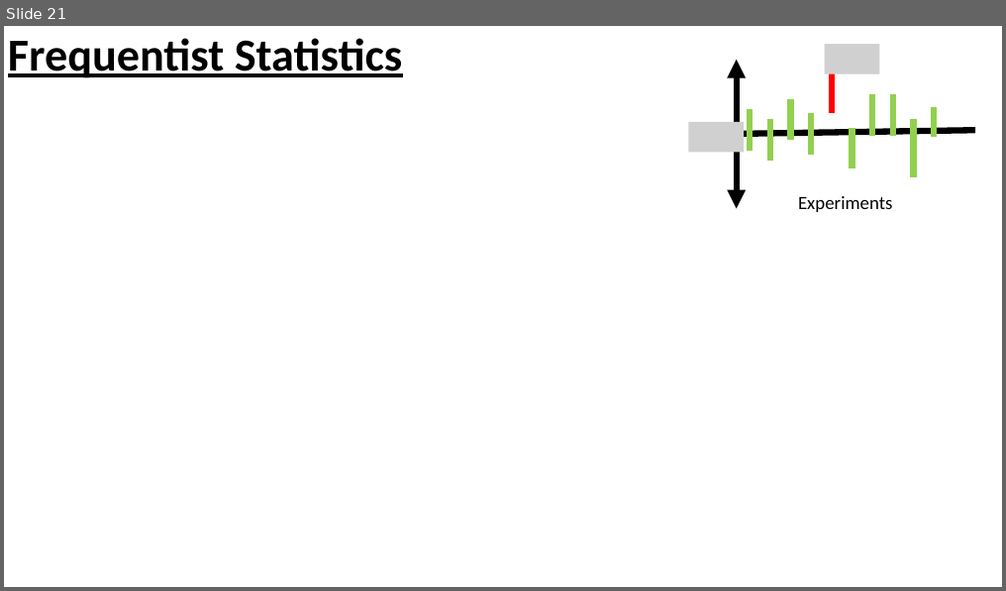
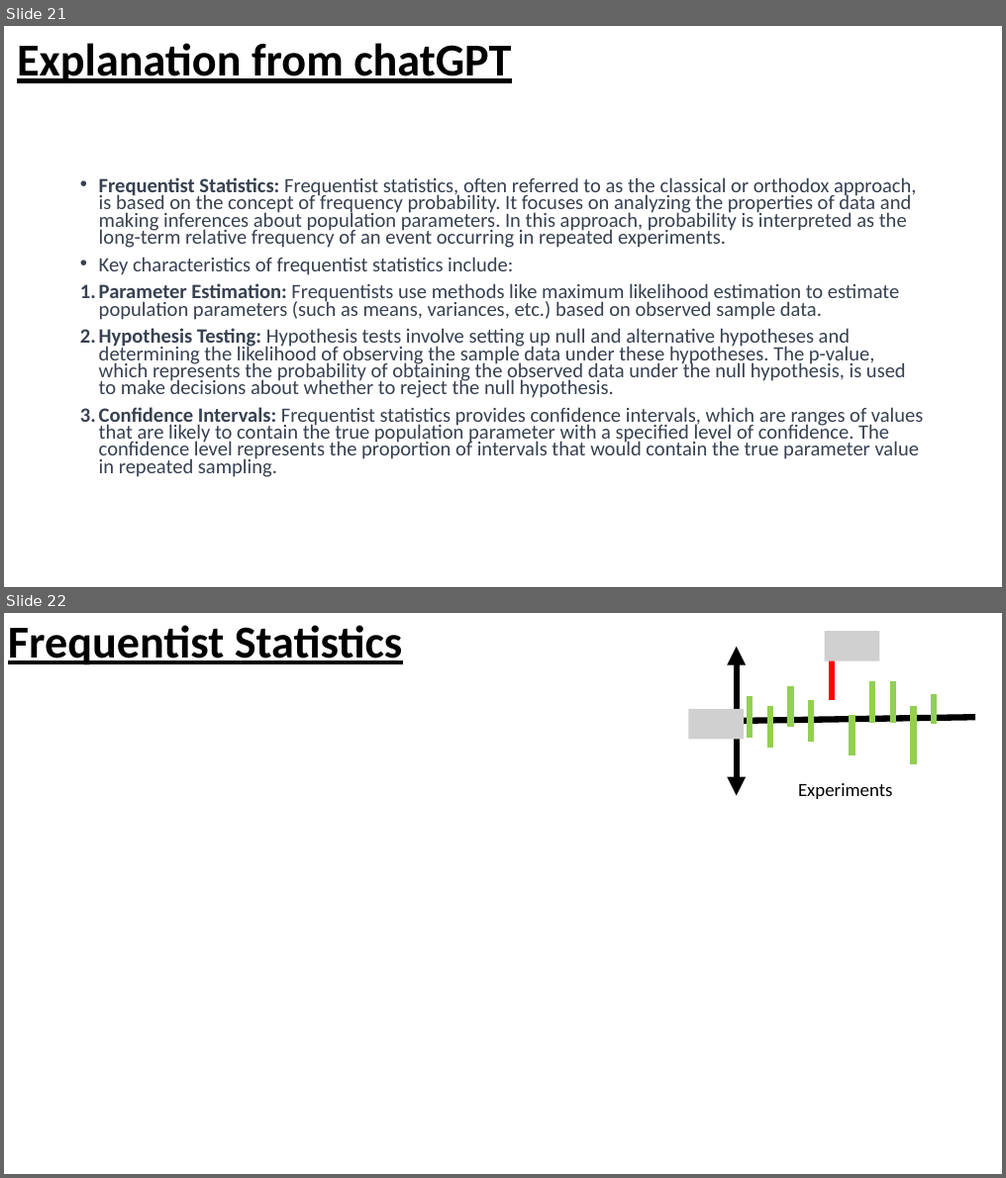
Before and after one commit to mjcolebank/UCI_CIRC_Code, a slide deck: InverseProblems_MATLAB_8_16_23/Slides_InverseProblems.pptx. Shown one above the other, each under a label of ours: slide 21 before the commit, slides 21 and 22 after it. The pictures are 1006x591 and 1006x1178 pixels, drawn with LibreOffice and Linux fonts; fonts in the diff are those of the drawing; grey boxes stand for pictures. Boxes give left, top, right and bottom in pixels: in the first picture for what was removed or moved away, otherwise in the second. Text is boxed around its words. In the diff, an @@ line names an element or a change of style, - is before the commit and + after.

Commit message:
Updated slides and code
Slides now include summaries from chatGPT. MCMC algorithms account for error variance as a hyperparameter.

```diff
--- a/InverseProblems_MATLAB_8_16_23/Slides_InverseProblems.pptx
+++ b/InverseProblems_MATLAB_8_16_23/Slides_InverseProblems.pptx
@@ slide 21 added at <box>4,26,1002,587</box>, background #FFFFFF @@
@@ text added at <box>17,43,511,83</box>, 44 pt, text #000000, bold, underline @@
+Explanation from chatGPT
@@ text added at <box>99,177,924,477</box>, 19.6 pt, text #374151 @@
+• Frequentist Statistics: Frequentist statistics, often referred to as the classical or orthodox approach, is based on the concept of frequency probability. It focuses on analyzing the properties of data and making inferences about population parameters. In this approach, probability is interpreted as the long-term relative frequency of an event occurring in repeated experiments.
+• Key characteristics of frequentist statistics include:
+1. Parameter Estimation: Frequentists use methods like maximum likelihood estimation to estimate population parameters (such as means, variances, etc.) based on observed sample data.
+2. Hypothesis Testing: Hypothesis tests involve setting up null and alternative hypotheses and determining the likelihood of observing the sample data under these hypotheses. The p-value, which represents the probability of obtaining the observed data under the null hypothesis, is used to make decisions about whether to reject the null hypothesis.
+3. Confidence Intervals: Frequentist statistics provides confidence intervals, which are ranges of values that are likely to contain the true population parameter with a specified level of confidence. The confidence level represents the proportion of intervals that would contain the true parameter value in repeated sampling.
@@ what was slide 21 is now slide 22 @@
```
Also in this commit, not shown: 8 slides changed, 7 other slides added, 5 other files.
